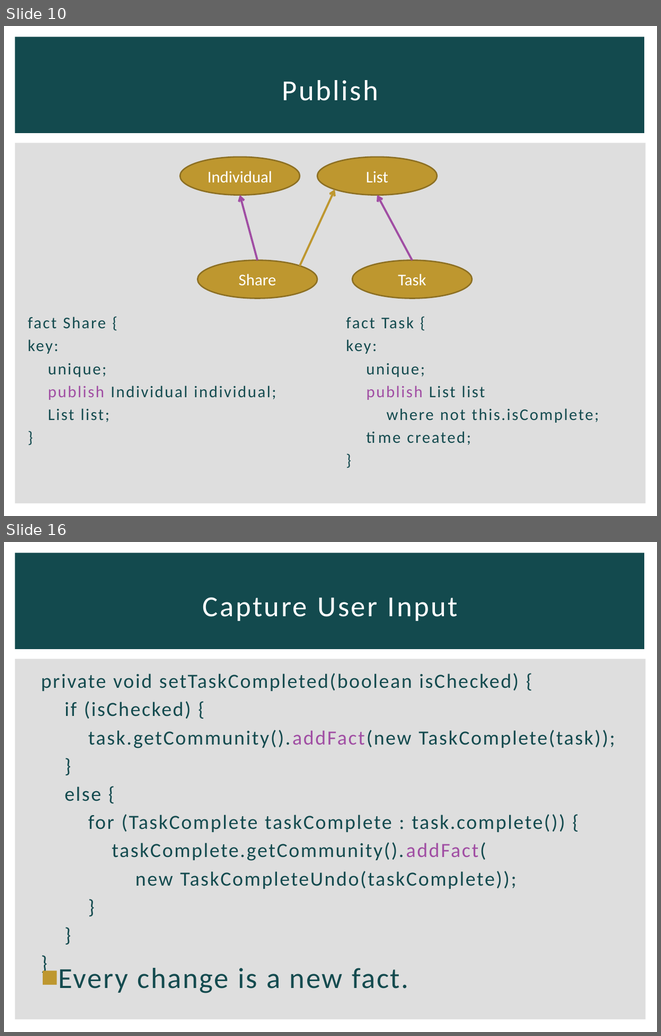
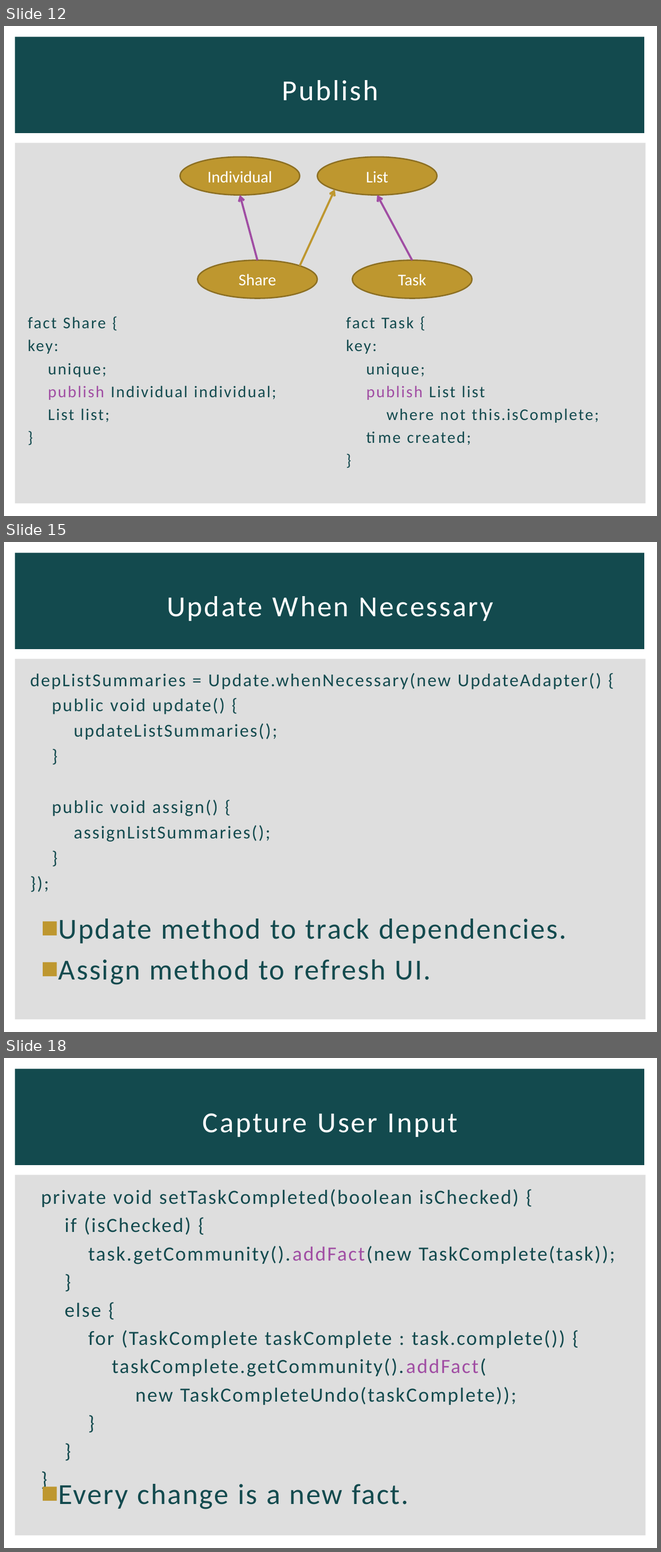
Before and after one commit to michaellperry/CorrespondenceAndroid, a slide deck: Collaborative Android Apps.pptx. Shown one above the other, each under a label of ours: slides 10 and 16 before the commit, slides 12, 15 and 18 after it; the slides between them are not shown. The pictures are 661x1036 and 661x1552 pixels, drawn with LibreOffice and Linux fonts; fonts in the diff are those of the drawing. Boxes give left, top, right and bottom in pixels: in the first picture for what was removed or moved away, otherwise in the second. Text is boxed around its words. In the diff, an @@ line names an element or a change of style, - is before the commit and + after.

```diff
--- a/Collaborative Android Apps.pptx
+++ b/Collaborative Android Apps.pptx
@@ slide 15 added at (x1=4, y1=542, x2=657, y2=1032), background #FFFFFF; not listed: 2 template elements that a slide beside it also shows @@
@@ title added at (x1=167, y1=596, x2=493, y2=621), 32 pt, text #FFFFFF @@
+Update When Necessary
@@ text added at (x1=30, y1=673, x2=601, y2=841), 20 pt, text #134A4E @@
+depListSummaries = Update.whenNecessary(new UpdateAdapter() {
+public void update() {
+updateListSummaries();
+}
+public void assign() {
+assignListSummaries();
+}
+});
@@ text added at (x1=59, y1=918, x2=566, y2=985), 32 pt, text #134A4E @@
+■ Update method to track dependencies.
+■ Assign method to refresh UI.
@@ what was slide 10 is now slide 12 @@
@@ what was slide 16 is now slide 18 @@
```
Also in this commit, not shown: 4 slides changed, 2 other slides added, 1 slide removed.
